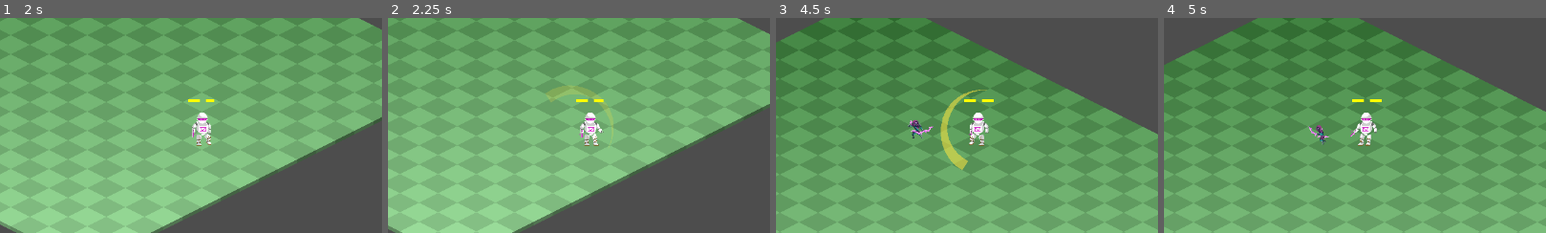
Above: before the commit, frames 1-4 (left to right).
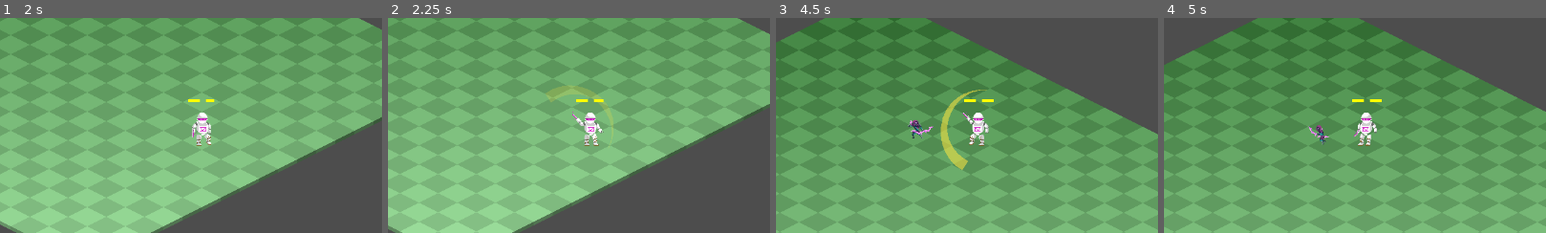
Above: after the commit, the same moments.

Repository: NoeRoberties/Odomat
Game: Godot game, scene res://Scenes/Maps/World.tscn
Two runs of this game, one before a commit and one after it. Both use one fixed random seed, a clock stepped at 60 frames per second and the inputs below.
Inputs (mouse positions are % of the whole screen's width and height, from its top left):
- Up to frame 1 (2 s): tap Enter at 0.5 s; move the mouse to (72, 45) at 0.52 s; hold D (move_right) 0.53-1.28 s; hold Shift (dash) 0.53-1.28 s; move the mouse to (30, 55) at 1.27 s; hold S (move_down) from 1.28 s (still down); tap Space (interact_npc) at 1.35 s
- Up to frame 2 (2.25 s): move the mouse to (60, 28) at 2.02 s; release S (move_down) at 2.03 s; press the mouse at (60, 28) at 2.03 s; hold D (move_right) from 2.03 s (still down)
- Up to frame 3 (4.5 s): move the mouse to (45, 70) at 2.77 s; release D (move_right) at 2.78 s; release the mouse at (45, 70) at 2.78 s; hold W (move_up) 2.78-3.53 s; tap Shift (dash) at 2.85 s; move the mouse to (80, 65) at 3.52 s; hold Space (interact_npc) 3.53-4.28 s; hold A (move_left) from 3.53 s (still down); move the mouse to (20, 35) at 4.27 s; click (20, 35) at 4.35 s
- Up to frame 4 (5 s): keep holding A (move_left)
The pictures show only the part of the screen within x 23-73%, y 24-74%; the shares and areas given below are measured in that part.

Frame 1 is identical in both runs. In frame 2, 0.1% of the frame differs, in the area x 48-52%, y 43-56%; in frame 3, less than 0.1%; in frame 4, less than 0.1%.

Commit message:
[ADD] Attack animation for the sword module

Diff:
--- a/godot-project/odomat/Scenes/Modules/RightArms/RightArmSword.tscn
+++ b/godot-project/odomat/Scenes/Modules/RightArms/RightArmSword.tscn
@@ -8,6 +8,22 @@
 script = ExtResource("2_data")
 module_name = "Right Arm (Idle)"
 description = "Placeholder right arm module with no active behavior yet."
+
+[sub_resource type="AtlasTexture" id="AtlasTexture_ewdhf"]
+atlas = ExtResource("3_ewdhf")
+region = Rect2(0, 192, 64, 64)
+
+[sub_resource type="AtlasTexture" id="AtlasTexture_a4sj2"]
+atlas = ExtResource("3_ewdhf")
+region = Rect2(64, 192, 64, 64)
+
+[sub_resource type="AtlasTexture" id="AtlasTexture_2pmks"]
+atlas = ExtResource("3_ewdhf")
+region = Rect2(128, 128, 64, 64)
+
+[sub_resource type="AtlasTexture" id="AtlasTexture_i28gp"]
+atlas = ExtResource("3_ewdhf")
+region = Rect2(192, 128, 64, 64)
 
 [sub_resource type="AtlasTexture" id="AtlasTexture_to4uw"]
 atlas = ExtResource("3_ewdhf")
@@ -47,6 +63,28 @@
 
 [sub_resource type="SpriteFrames" id="SpriteFrames_a4sj2"]
 animations = [{
+"frames": [{
+"duration": 1.0,
+"texture": SubResource("AtlasTexture_ewdhf")
+}, {
+"duration": 1.0,
+"texture": SubResource("AtlasTexture_a4sj2")
+}],
+"loop": false,
+"name": &"attack_left",
+"speed": 5.0
+}, {
+"frames": [{
+"duration": 1.0,
+"texture": SubResource("AtlasTexture_2pmks")
+}, {
+"duration": 1.0,
+"texture": SubResource("AtlasTexture_i28gp")
+}],
+"loop": false,
+"name": &"attack_right",
+"speed": 5.0
+}, {
 "frames": [{
 "duration": 1.0,
 "texture": SubResource("AtlasTexture_to4uw")
@@ -91,4 +129,6 @@
 
 [node name="AnimatedSprite2D" type="AnimatedSprite2D" parent="." unique_id=1363165983]
 sprite_frames = SubResource("SpriteFrames_a4sj2")
-animation = &"walk_right"
+animation = &"attack_right"
+
+[connection signal="animation_finished" from="AnimatedSprite2D" to="." method="_on_animated_sprite_2d_animation_finished"]
--- a/godot-project/odomat/Scripts/Player/Modules/RightArmModule/right_arm_sword.gd
+++ b/godot-project/odomat/Scripts/Player/Modules/RightArmModule/right_arm_sword.gd
@@ -10,6 +10,8 @@
 
 var _cooldown_remaining: float = 0.0
 var _attack_area: Area2D = null
+var _attacking: bool = false
+var _last_move_dir: Vector2 = Vector2.ZERO
 
 
 func _process(delta: float) -> void:
@@ -73,6 +75,11 @@
 		if enemy.has_method("take_damage"):
 			enemy.take_damage(ATTACK_DAMAGE, attack_dir * KNOCKBACK_FORCE)
 
+	_attacking = true
+	if _last_move_dir.x <= 0.0:
+		_sprite.play("attack_left")
+	else:
+		_sprite.play("attack_right")
 	_spawn_swoosh(player, attack_dir)
 
 
@@ -109,3 +116,32 @@
 	player.get_parent().add_child(swoosh)
 	swoosh.global_position = player.global_position
 	swoosh.play(attack_dir)
+
+func update_animation(move_dir: Vector2) -> void:
+	if _attacking:
+		return
+	if move_dir == Vector2.ZERO:
+		_sprite.stop()
+		return
+	if move_dir.x < 0.0:
+		_sprite.play("walk_left")
+		_last_move_dir = move_dir
+		return
+	if move_dir.x > 0.0:
+		_sprite.play("walk_right")
+		_last_move_dir = move_dir
+		return
+	if move_dir.y > 0.0:
+		_sprite.play()
+		return
+	if move_dir.y < 0.0:
+		_sprite.play()
+		return
+
+
+func _on_animated_sprite_2d_animation_finished() -> void:
+	_attacking = false
+	if _last_move_dir.x <= 0.0:
+		_sprite.play("walk_left")
+	else:
+		_sprite.play("walk_right")
Not shown: 1 places in godot-project/odomat/Scenes/Modules/RightArms/RightArmSword.tscn that only renumber resources
